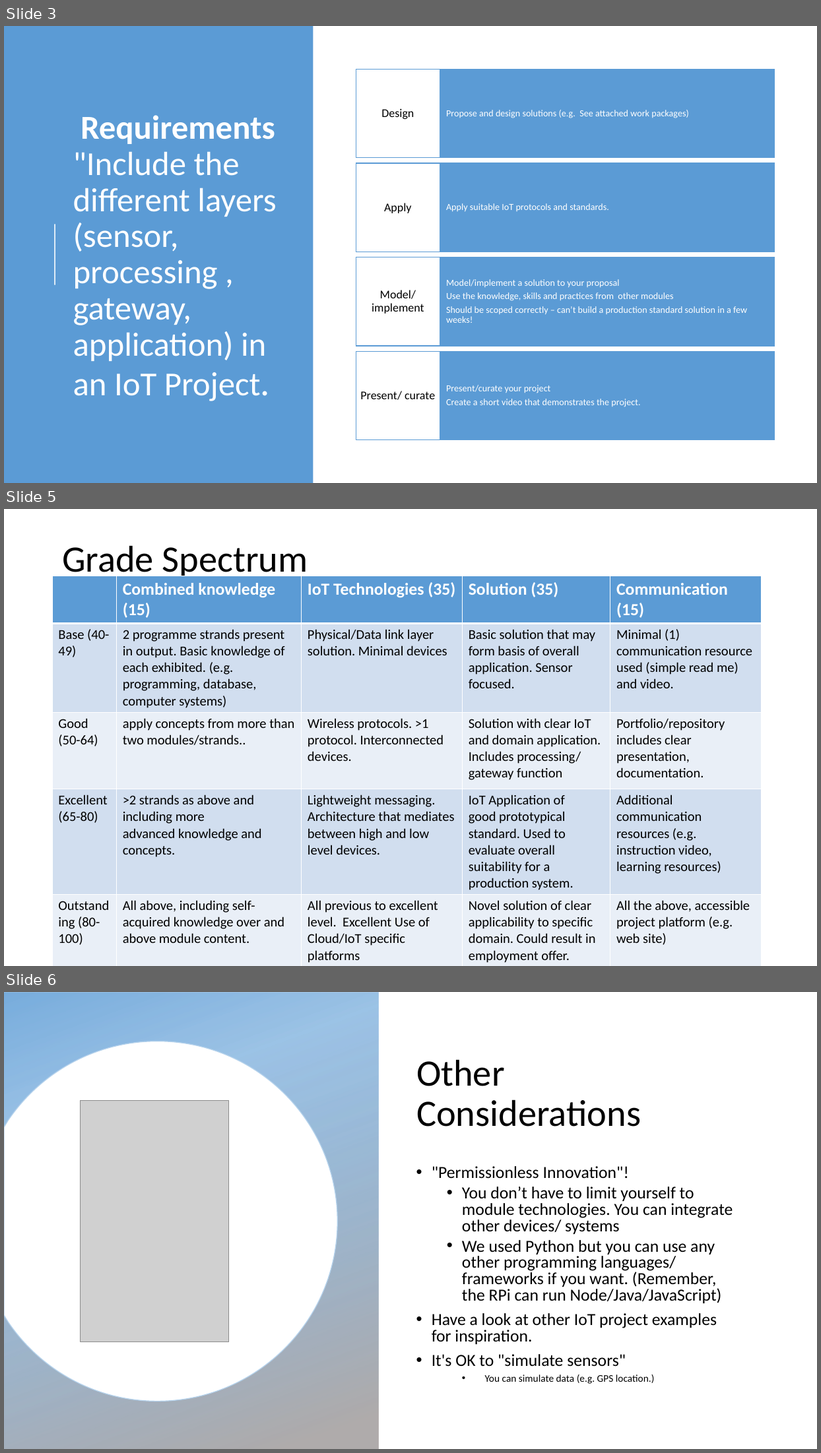
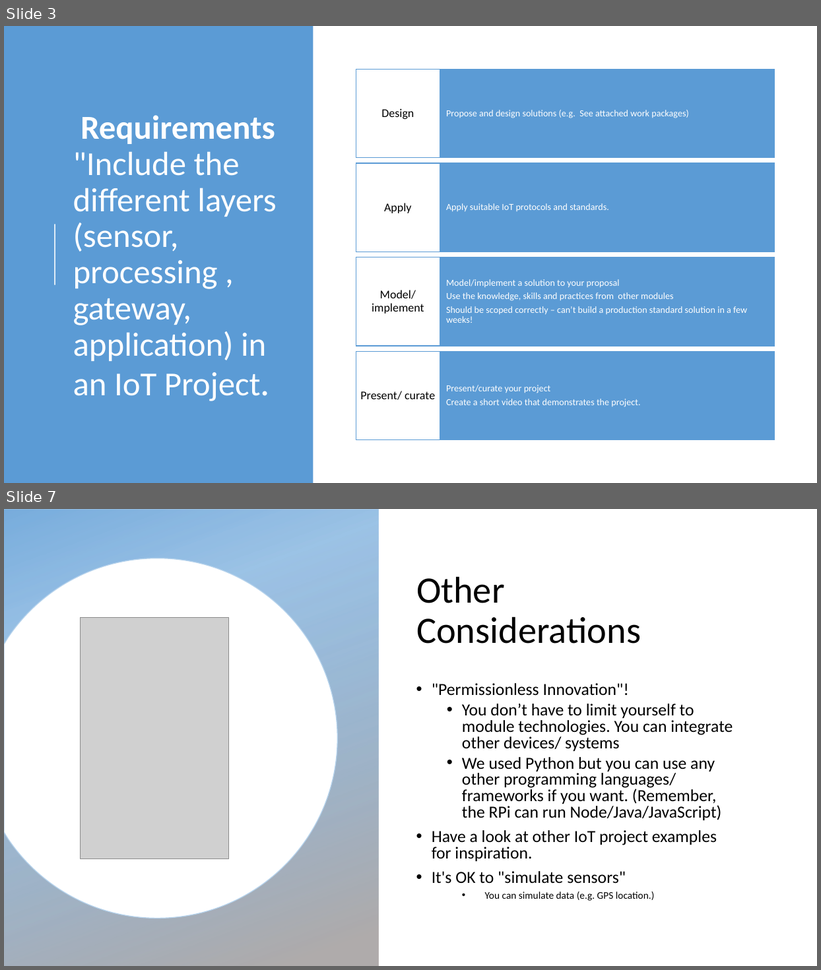
Before and after one commit to fxwalsh/IoT-Protocols-2026, a slide deck: topic-000-Assessments/talk-1/spec_1.pptx. Shown one above the other, each under a label of ours: slides 3, 5 and 6 before the commit, slides 3 and 7 after it; the slides between them are not shown. The pictures are 821x1453 and 821x970 pixels, drawn with LibreOffice and Linux fonts; fonts in the diff are those of the drawing; grey boxes stand for pictures; background and template pictures are left out. Boxes give left, top, right and bottom in pixels: in the first picture for what was removed or moved away, otherwise in the second. Text is boxed around its words. In the diff, an @@ line names an element or a change of style, - is before the commit and + after.

```diff
--- a/topic-000-Assessments/talk-1/spec_1.pptx
+++ b/topic-000-Assessments/talk-1/spec_1.pptx
@@ slide 5 removed at [4,509,817,966], background #FFFFFF @@
@@ title removed at [62,545,308,581] @@
-Grade Spectrum
@@ table removed at [52,576,761,966], 5 rows, 5 columns @@
- | Combined knowledge (15) | IoT Technologies (35) | Solution (35) | Communication (15)
-Base (40-49) | 2 programme strands present in output. Basic knowledge of each exhibited. (e.g. programming, database, computer systems) | Physical/Data link layer solution. Minimal devices | Basic solution that may form basis of overall application. Sensor focused. | Minimal (1) communication resource used (simple read me) and video.
-Good (50-64) | apply concepts from more than two modules/strands.. | Wireless protocols. >1 protocol. Interconnected devices. | Solution with clear IoT and domain application. Includes processing/ gateway function | Portfolio/repository includes clear presentation, documentation.
-Excellent (65-80) | >2 strands as above and including more advanced knowledge and concepts. | Lightweight messaging. Architecture that mediates between high and low level devices. | IoT Application of good prototypical standard. Used to evaluate overall suitability for a production system. | Additional communication resources (e.g. instruction video, learning resources)
-Outstanding (80-100) | All above, including self-acquired knowledge over and above module content. | All previous to excellent level. Excellent Use of Cloud/IoT specific platforms | Novel solution of clear applicability to specific domain. Could result in employment offer. | All the above, accessible project platform (e.g. web site)
@@ what was slide 6 is now slide 7 @@
```
Also in this commit, not shown: 4 slides changed, 3 slides added, 1 other slide removed, 15 other files.
